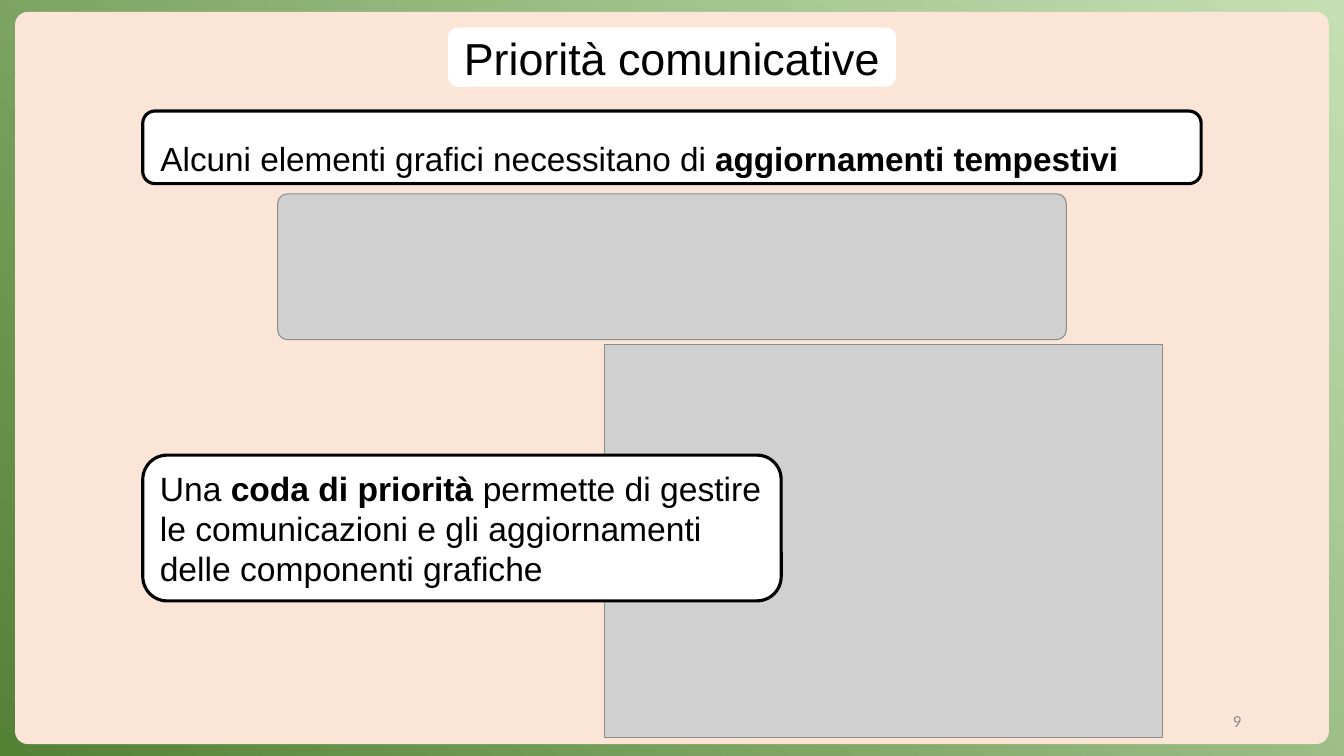
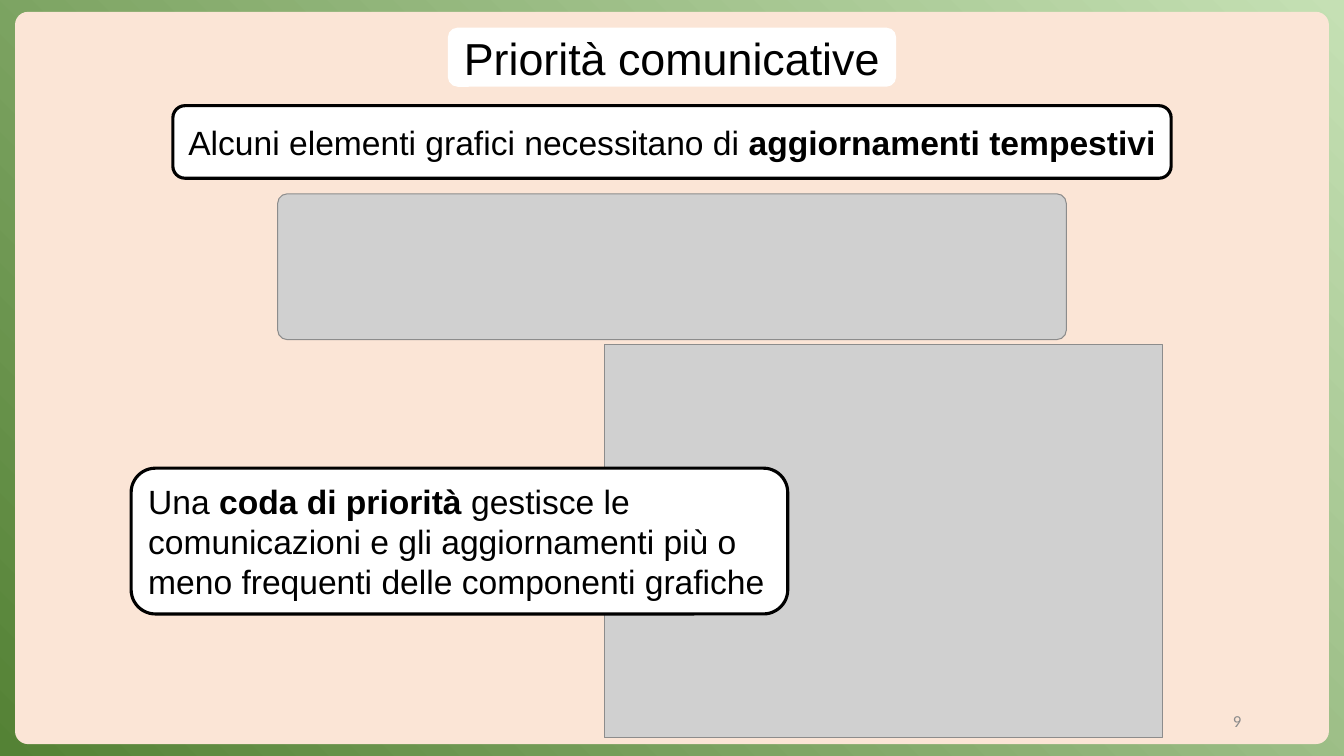
Before and after one commit to Anrighe/Tesi-Laurea-Triennale-Informatica-Unimore, a slide deck: slide 9 of Presentazione_Tesi_Triennale_Informatica_Unimore_2022_2023_Enrico_Marras_152336_v2.pptx. Drawn at 1344x756 pixels with LibreOffice and Linux fonts; fonts in the diff are those of the drawing; grey boxes stand for pictures. Boxes give left, top, right and bottom in pixels: in the first picture for what was removed or moved away, otherwise in the second. Text is boxed around its words. In the diff, an @@ line names an element or a change of style, - is before the commit and + after.

Commit message:
presentation changes

```diff
--- a/Presentazione_Tesi_Triennale_Informatica_Unimore_2022_2023_Enrico_Marras_152336_v2.pptx
+++ b/Presentazione_Tesi_Triennale_Informatica_Unimore_2022_2023_Enrico_Marras_152336_v2.pptx
@@ rounded rectangle removed at (143,111,1202,184) @@
@@ rounded rectangle "Alcuni elementi grafici necessitano di ...": place and size @@
-rounded rectangle "Alcuni elementi grafici necessitano di ..." at (160,147,1119,177)
+rounded rectangle "Alcuni elementi grafici necessitano di ..." at (172,106,1171,178)
@@ rounded rectangle "Alcuni elementi grafici necessitano di ..." at (172,106,1171,178): size 23.8 to 24 pt; alignment left to centre; line spacing 1.9 to 1; less space between paragraphs; vertical alignment top to middle; fill none to #FFFFFF; outline none to #000000 2.25 pt @@
@@ rounded rectangle "Una coda di priorità gestisce ...": place and size @@
-rounded rectangle "Una coda di priorità gestisce ..." at (143,456,781,602)
+rounded rectangle "Una coda di priorità gestisce ..." at (131,469,787,615)
@@ text in rounded rectangle at (148,489,764,601): text changed @@
-Una coda di priorità permette di gestire le comunicazioni e gli aggiornamenti delle componenti grafiche
+Una coda di priorità gestisce le comunicazioni e gli aggiornamenti più o meno frequenti delle componenti grafiche
```
Also in this commit, not shown: 1 other slide changed.
